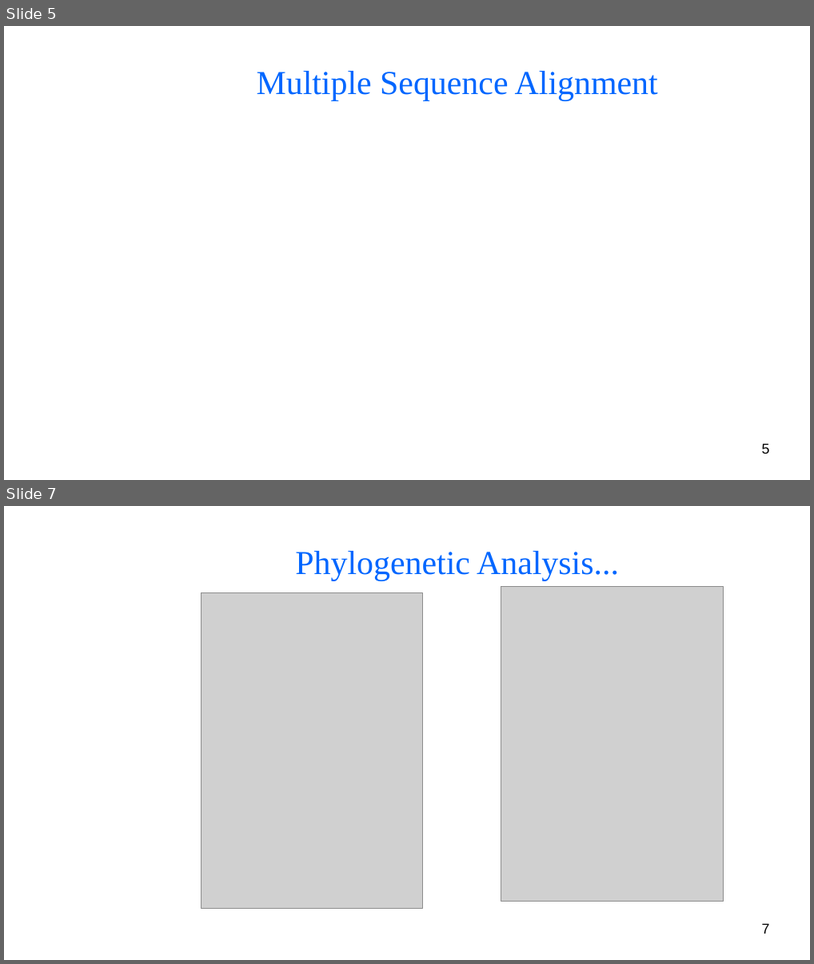
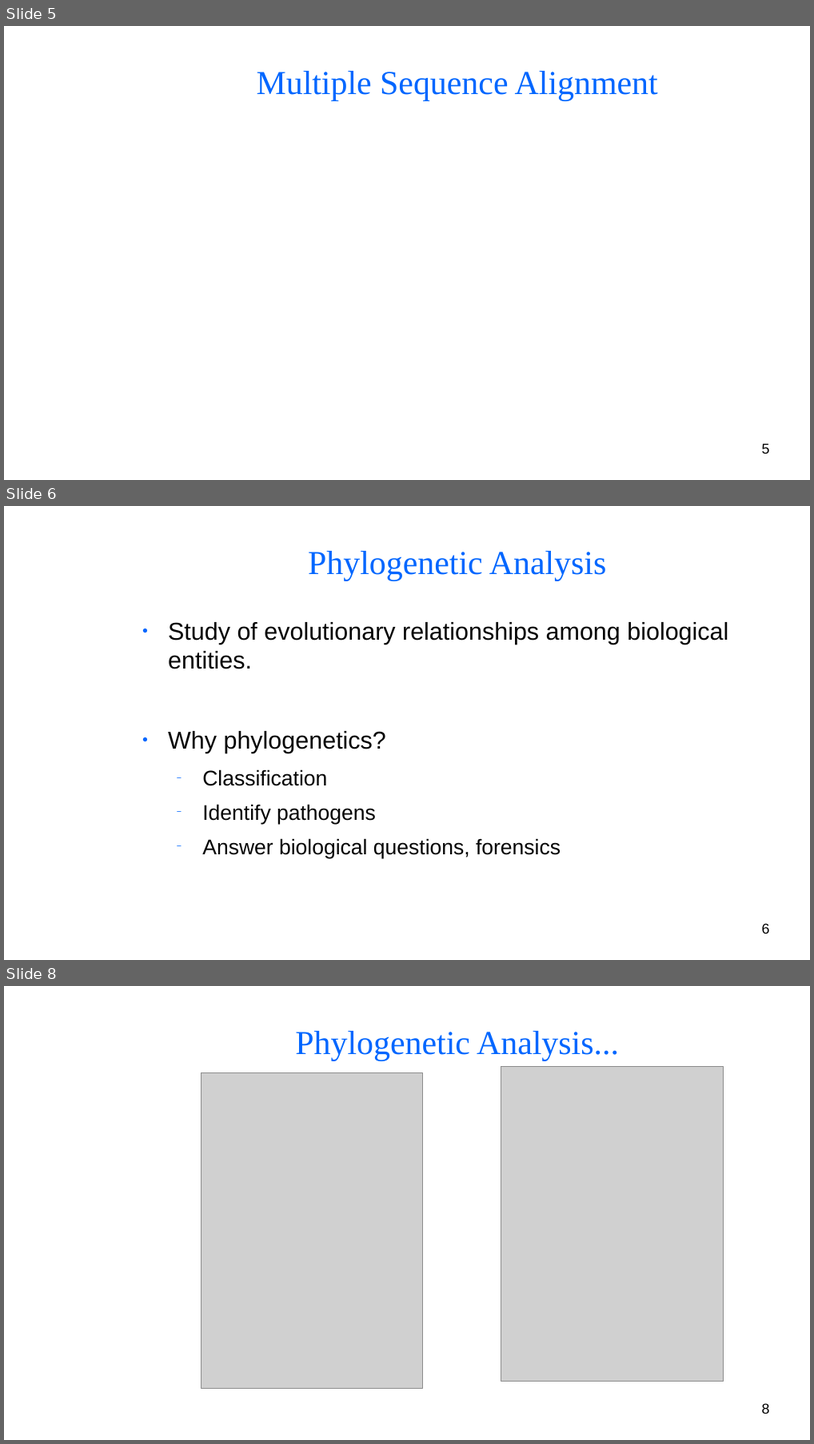
Before and after one commit to BryanAbuchery/Group_Project, a slide deck: Group_presentation.odp. Shown one above the other, each under a label of ours: slides 5 and 7 before the commit, slides 5, 6 and 8 after it; the slides between them are not shown. The pictures are 814x964 and 814x1444 pixels, drawn with LibreOffice and Linux fonts; fonts in the diff are those of the drawing; grey boxes stand for pictures; background and template pictures are left out. Boxes give left, top, right and bottom in pixels: in the first picture for what was removed or moved away, otherwise in the second. Text is boxed around its words. In the diff, an @@ line names an element or a change of style, - is before the commit and + after.

```diff
--- a/Group_presentation.odp
+++ b/Group_presentation.odp
@@ slide 6 added at [4, 506, 810, 960], background picture (left out) @@
@@ title added at [308, 551, 607, 580], 33 pt, text #0066FF @@
+Phylogenetic Analysis
@@ text added at [168, 622, 729, 858], 24 pt, text #050505 @@
+● Study of evolutionary relationships among biological entities.
+● Why phylogenetics?
+  − Classification
+  − Identify pathogens
+  − Answer biological questions, forensics
@@ page number added at [762, 923, 770, 933], 14 pt, text #000000 @@
+6
@@ what was slide 7 is now slide 8 @@
@@ page number at [762, 1403, 770, 1413]: text changed @@
-7
+8
```
Also in this commit, not shown: 3 slides changed, 3 other slides added, 3 slides removed.
